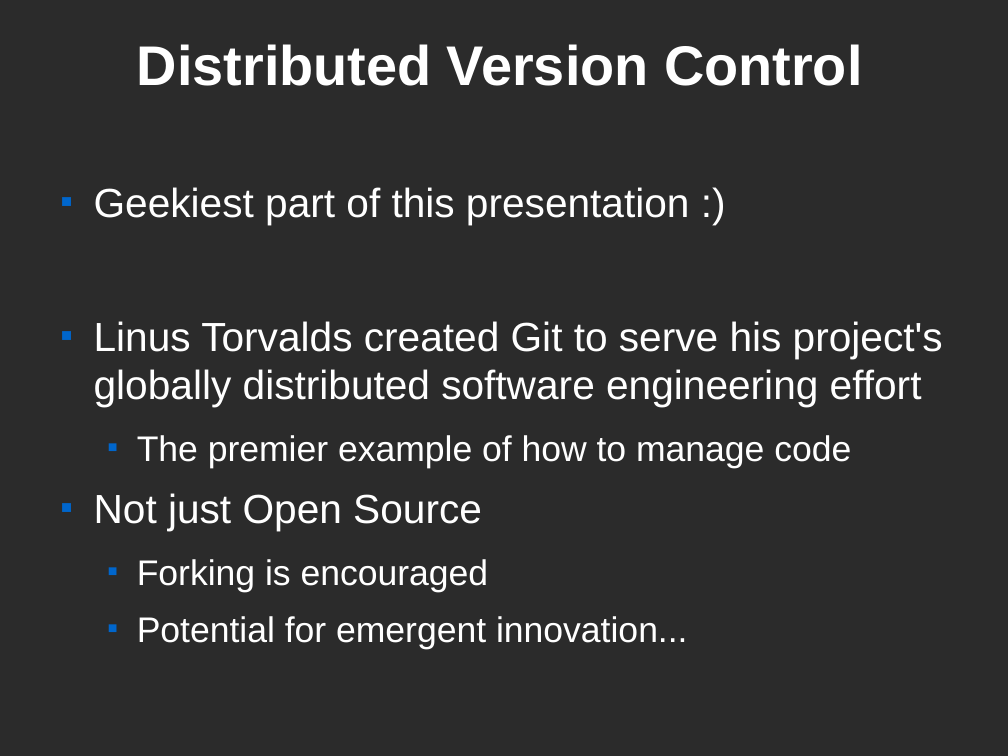
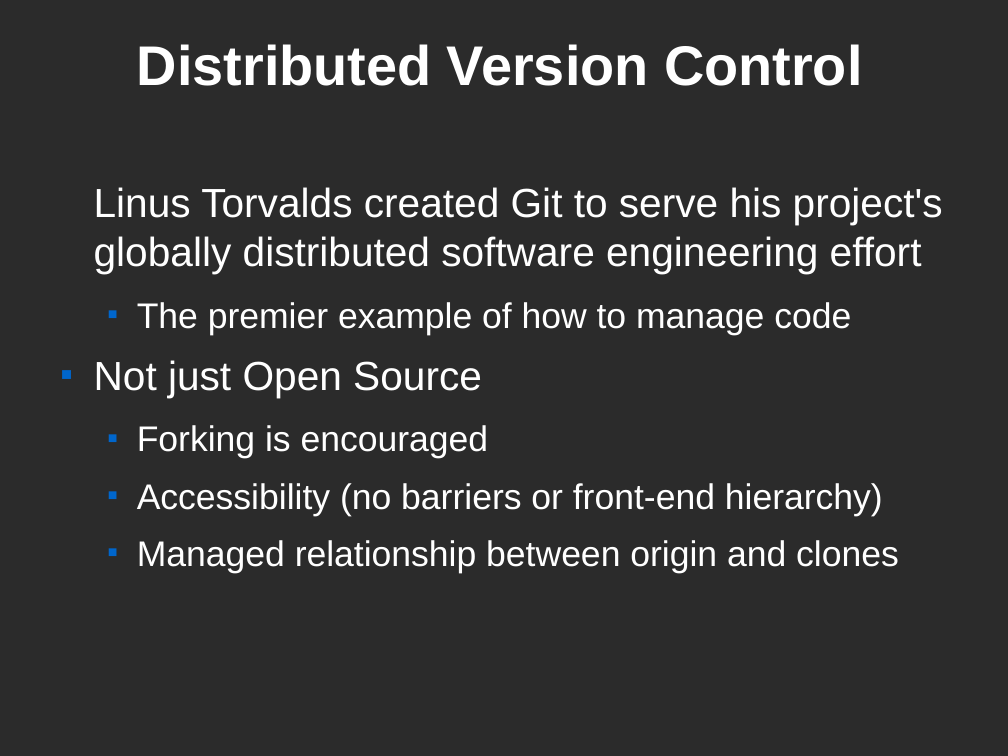
Before and after one commit to kitplummer/Mil-OSS, a slide deck: slide 16 of SocialCoding.odp (slide 15 before the commit). Drawn at 1008x756 pixels with LibreOffice and Linux fonts; fonts in the diff are those of the drawing; background and template pictures are left out; a plain dark background stands for a picture behind light text. Boxes give left, top, right and bottom in pixels: in the first picture for what was removed or moved away, otherwise in the second. Text is boxed around its words. In the diff, an @@ line names an element or a change of style, - is before the commit and + after.

```diff
--- a/SocialCoding.odp
+++ b/SocialCoding.odp
@@ text at <box>94,187,690,225</box>: paragraph removed @@
-■ Geekiest part of this presentation :)
@@ text at <box>94,187,943,274</box>: bullet ■ to none @@
@@ text at <box>137,483,899,573</box>: text changed @@
-  ■ Potential for emergent innovation...
+  ■ Accessibility (no barriers or front-end hierarchy)
+  ■ Managed relationship between origin and clones
```
Also in this commit, not shown: 8 other slides changed, 1 slide added.
